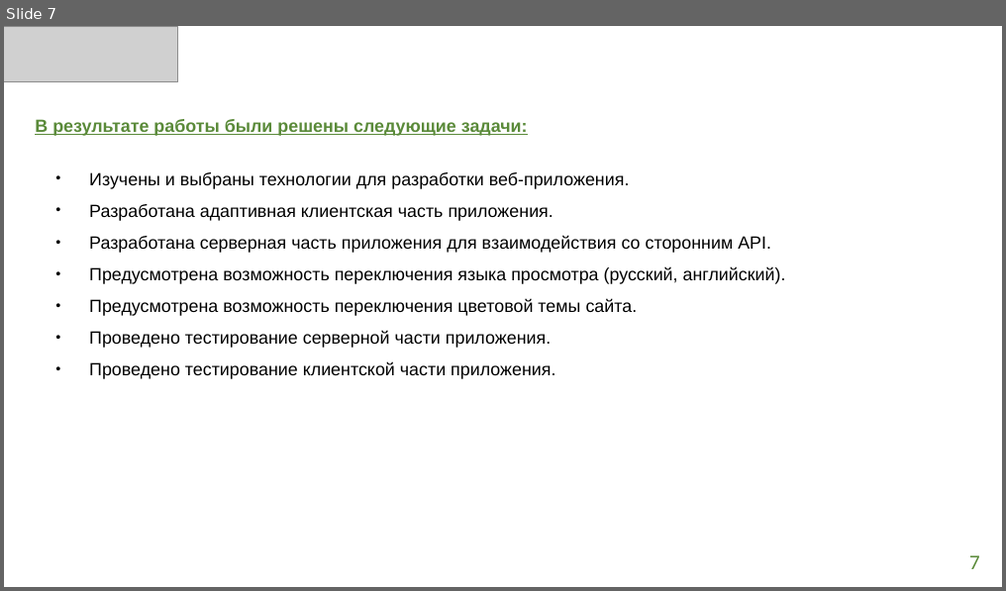
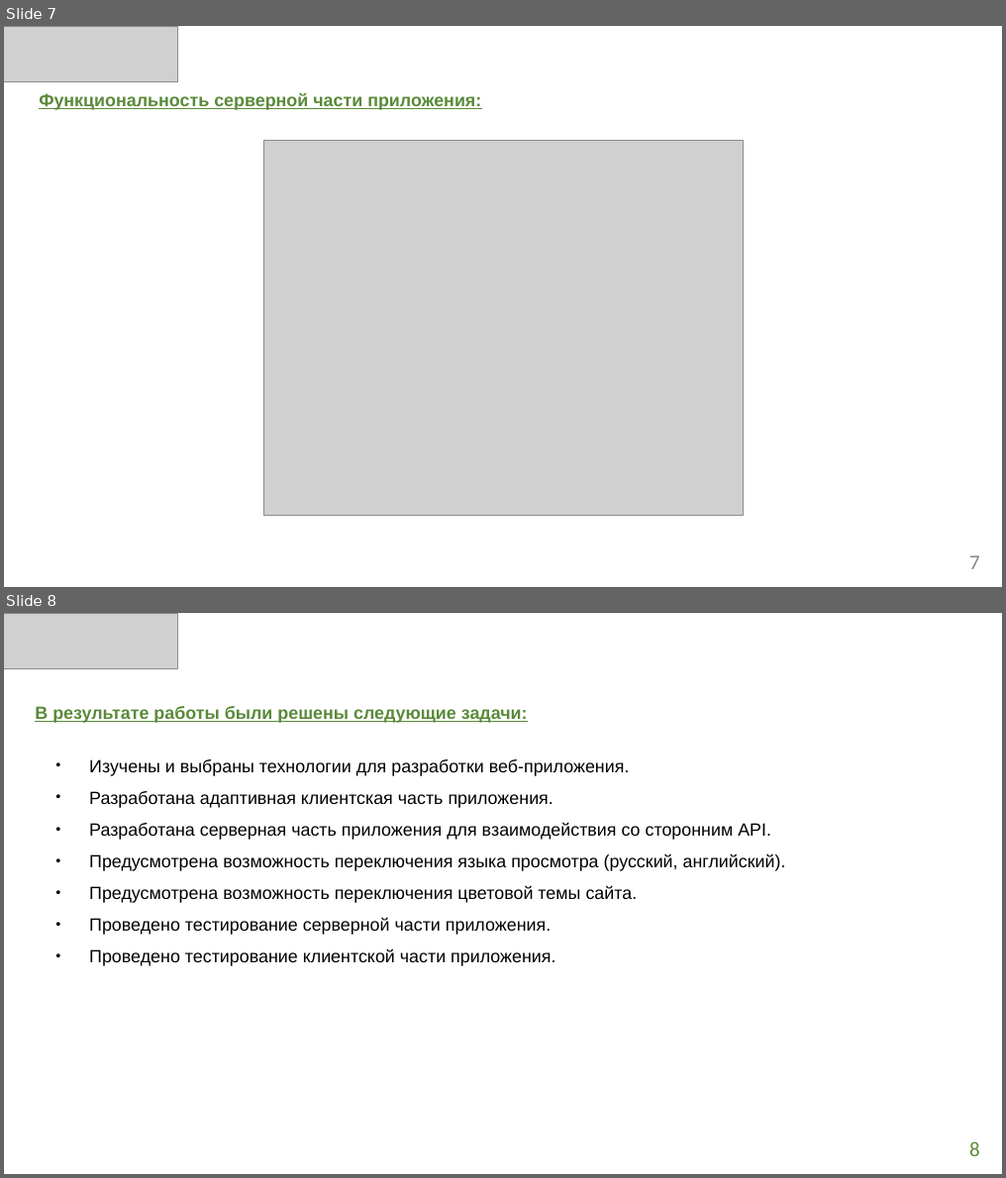
Before and after one commit to Marina-Sidorkina/delta_world, a slide deck: Presentation.pptx. Shown one above the other, each under a label of ours: slide 7 before the commit, slides 7 and 8 after it. The pictures are 1006x591 and 1006x1178 pixels, drawn with LibreOffice and Linux fonts; fonts in the diff are those of the drawing; grey boxes stand for pictures. Boxes give left, top, right and bottom in pixels: in the first picture for what was removed or moved away, otherwise in the second. Text is boxed around its words. In the diff, an @@ line names an element or a change of style, - is before the commit and + after.

Commit message:
Edit presentation.

```diff
--- a/Presentation.pptx
+++ b/Presentation.pptx
@@ slide 7 added at [4,26,1002,587], background #FFFFFF @@
@@ picture added at [4,26,178,82] @@
@@ title added at [39,92,481,110], 17 pt, text #5A8A39, bold, underline @@
+Функциональность серверной части приложения:
@@ picture added at [263,141,743,516] @@
@@ page number added at [969,556,980,570], 20 pt, text #888888 @@
+7
@@ what was slide 7 is now slide 8 @@
@@ page number at [969,1142,980,1157]: text changed @@
-7
+8
```
